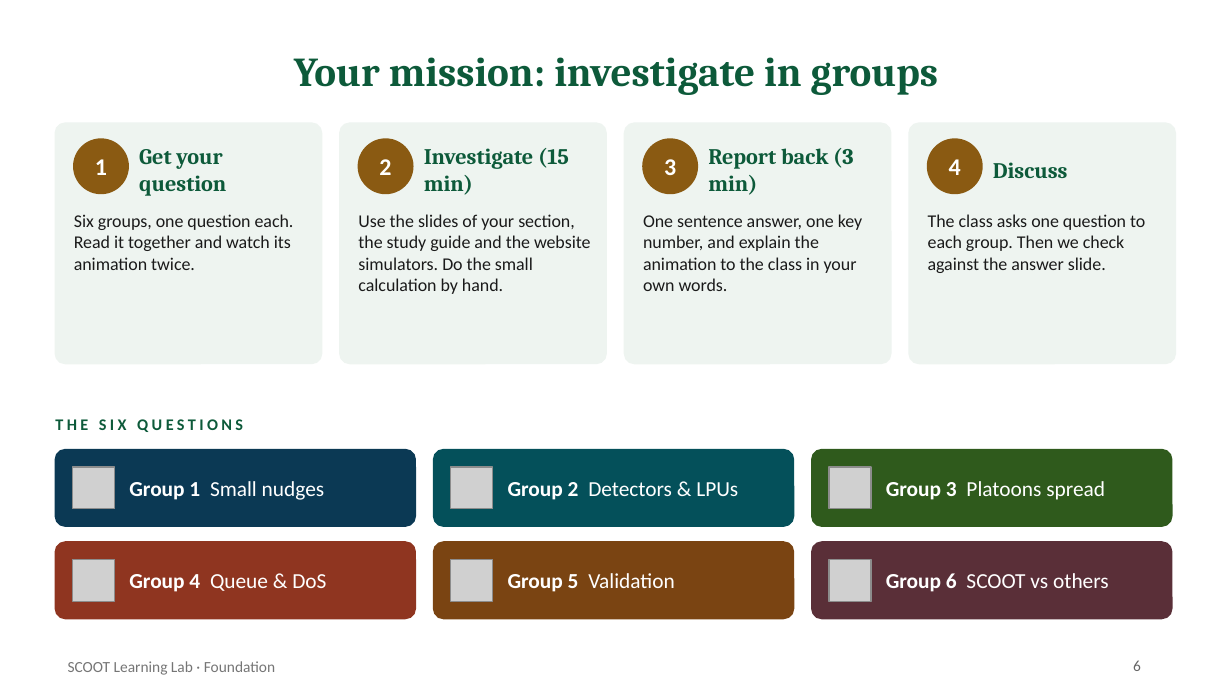
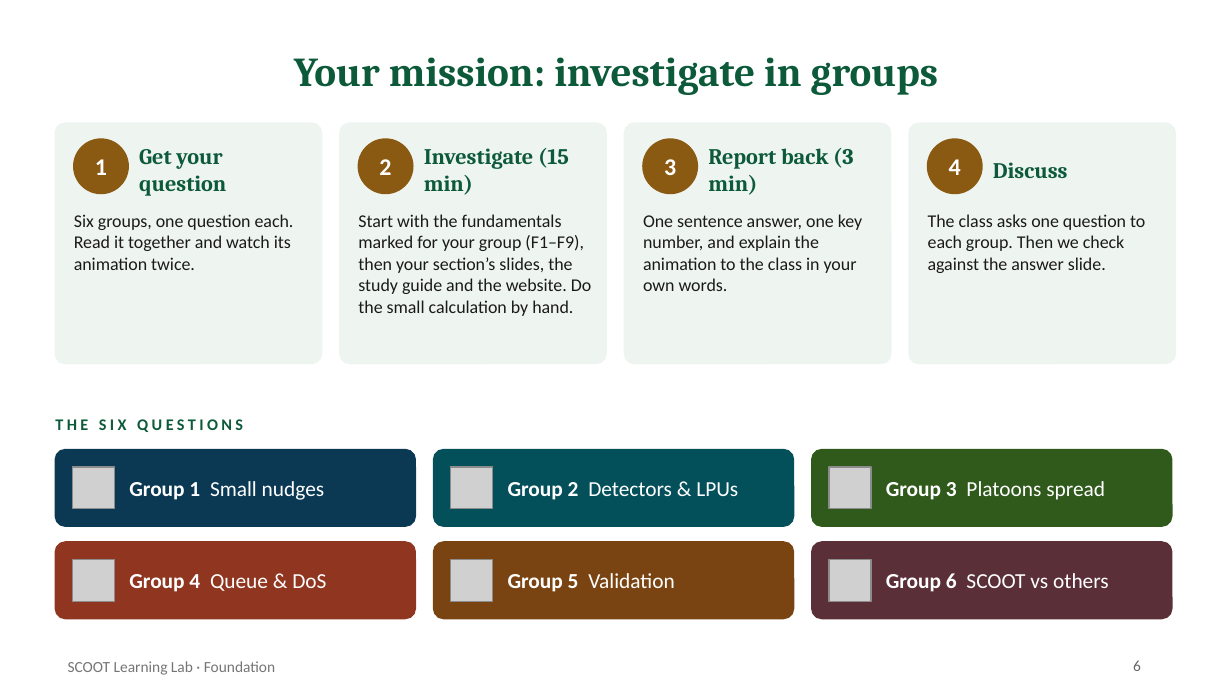
Before and after one commit to smrahmanbd/scoot-learning-lab, a slide deck: slide 6 of docs/materials/SCOOT_Foundation_Presentation.pptx. Drawn at 1232x693 pixels with LibreOffice and Linux fonts; fonts in the diff are those of the drawing; grey boxes stand for pictures. Boxes give left, top, right and bottom in pixels: in the first picture for what was removed or moved away, otherwise in the second. Text is boxed around its words. In the diff, an @@ line names an element or a change of style, - is before the commit and + after.

Commit message:
Foundation deck: add nine fundamentals slides (F1-F9) for all groups

```diff
--- a/docs/materials/SCOOT_Foundation_Presentation.pptx
+++ b/docs/materials/SCOOT_Foundation_Presentation.pptx
@@ text at [358, 214, 591, 316]: text changed @@
-Use the slides of your section, the study guide and the website simulators. Do the small calculation by hand.
+Start with the fundamentals marked for your group (F1–F9), then your section’s slides, the study guide and the website. Do the small calculation by hand.
```
Also in this commit, not shown: 11 other slides changed, 10 slides added, 1 other file.
